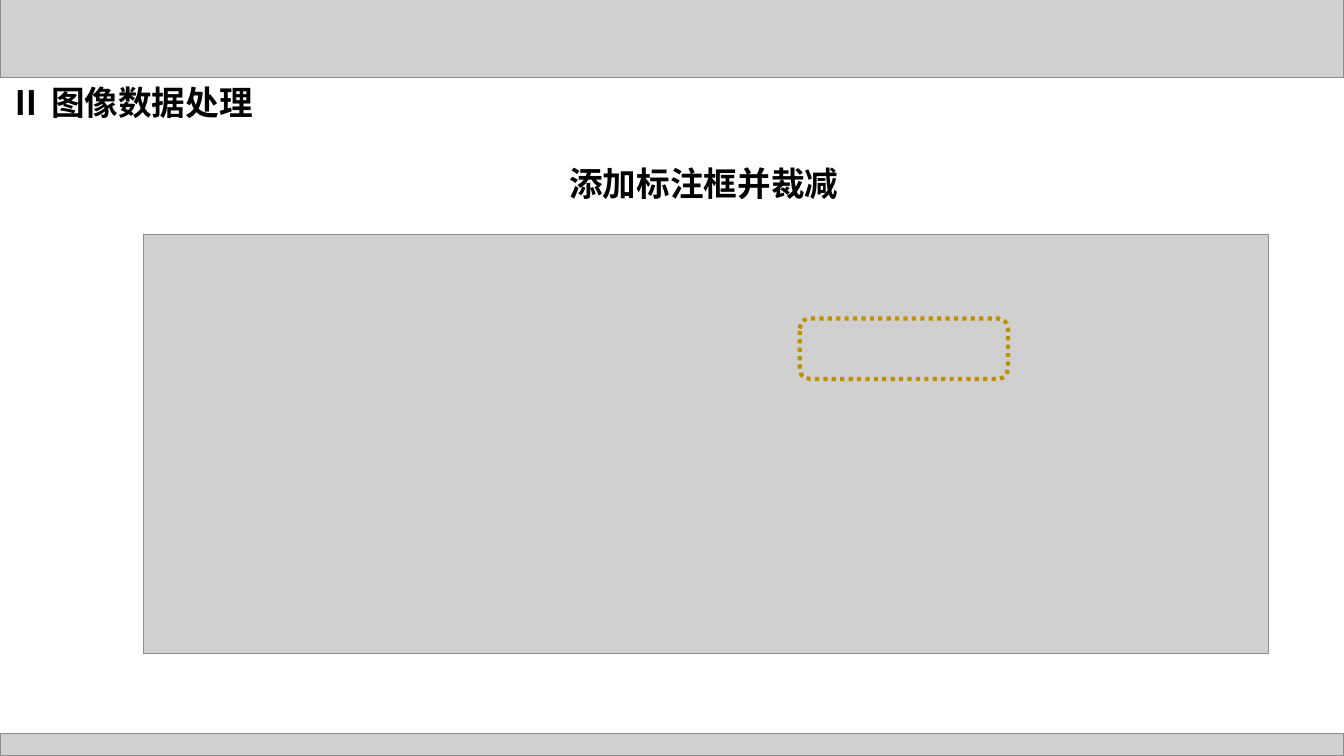
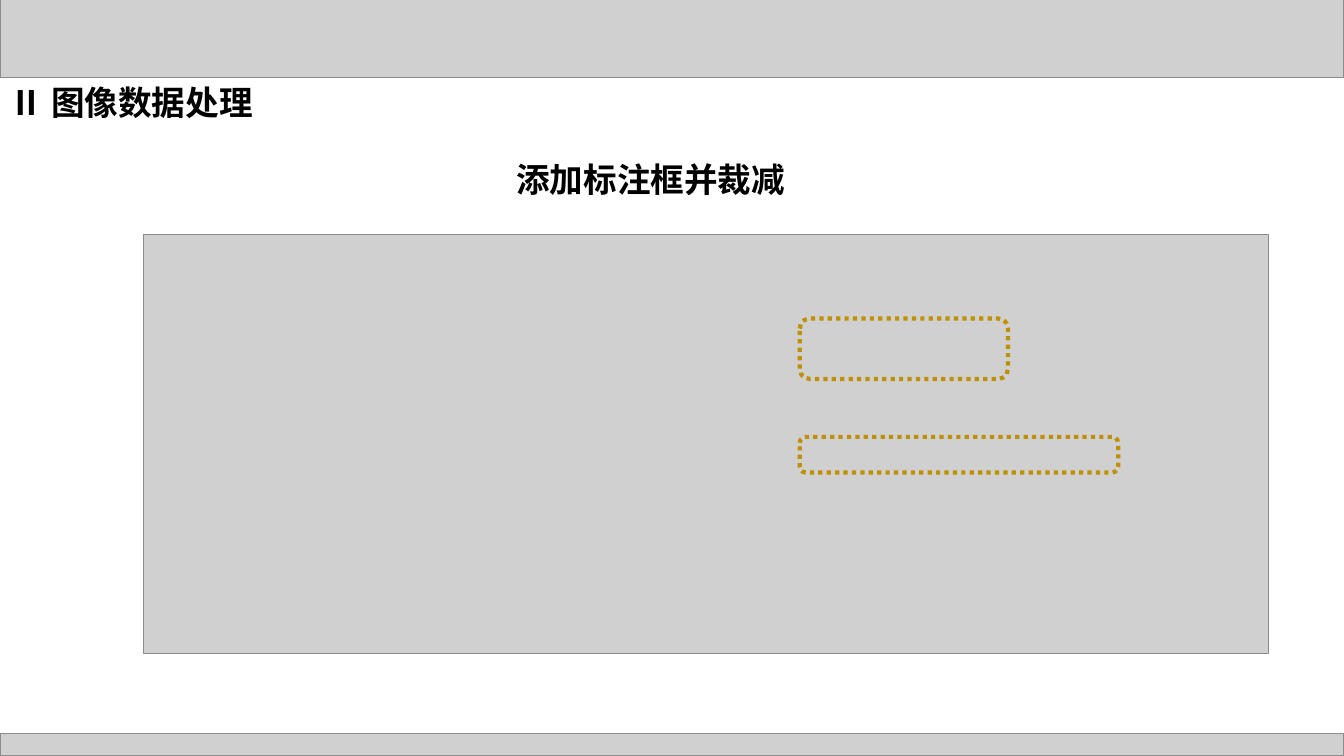
Before and after one commit to lhuangjs/tensotflow-in-action, a slide deck: slide 15 of supports/ppt/chapter7/chapter7.pptx (slide 16 before the commit). Drawn at 1344x756 pixels with LibreOffice and Linux fonts; fonts in the diff are those of the drawing; grey boxes stand for pictures. Boxes give left, top, right and bottom in pixels: in the first picture for what was removed or moved away, otherwise in the second. Text is boxed around its words. In the diff, an @@ line names an element or a change of style, - is before the commit and + after.

```diff
--- a/supports/ppt/chapter7/chapter7.pptx
+++ b/supports/ppt/chapter7/chapter7.pptx
@@ text "添加标注框并裁减": place and size @@
-text "添加标注框并裁减" at <box>569,167,838,199</box>
+text "添加标注框并裁减" at <box>516,163,785,195</box>
@@ rounded rectangle added at <box>800,437,1118,472</box>, outline #BF9000 3 pt dashed @@
```
Also in this commit, not shown: 6 other slides changed, 2 slides added, 1 slide removed, 16 other files.
